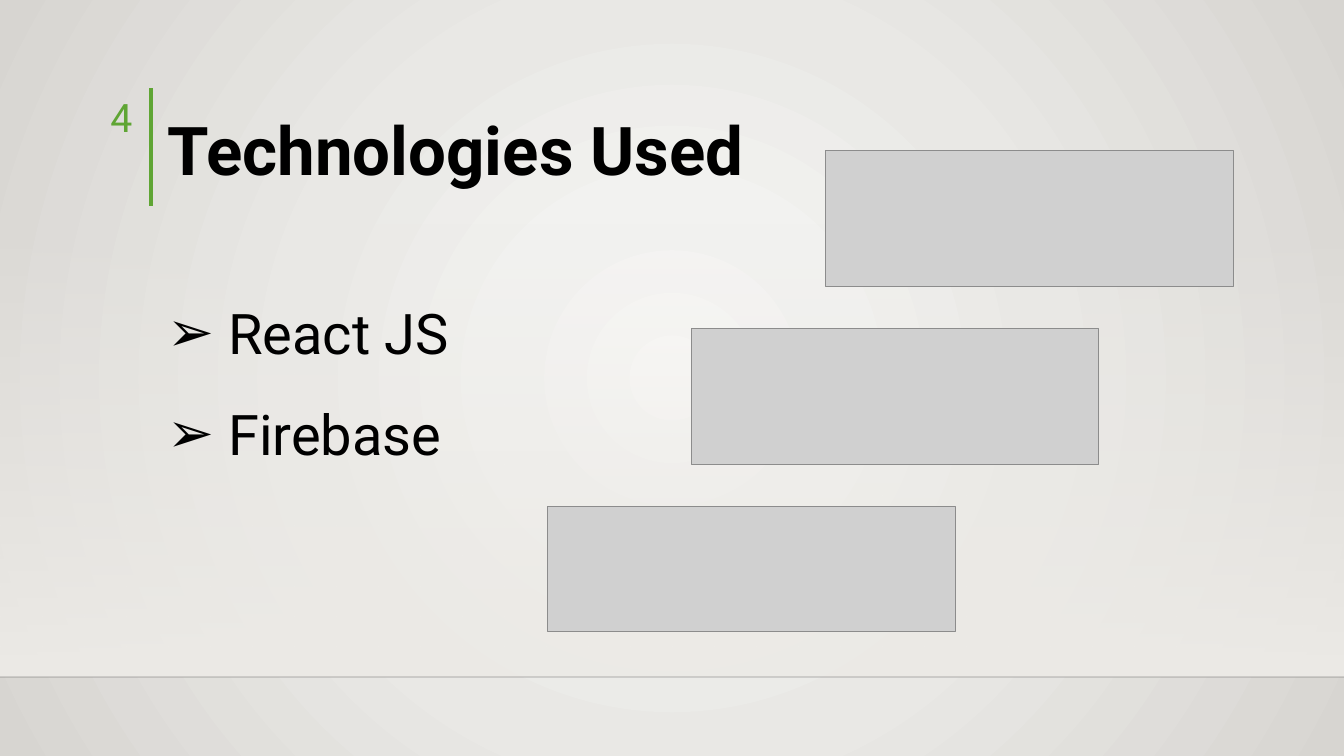
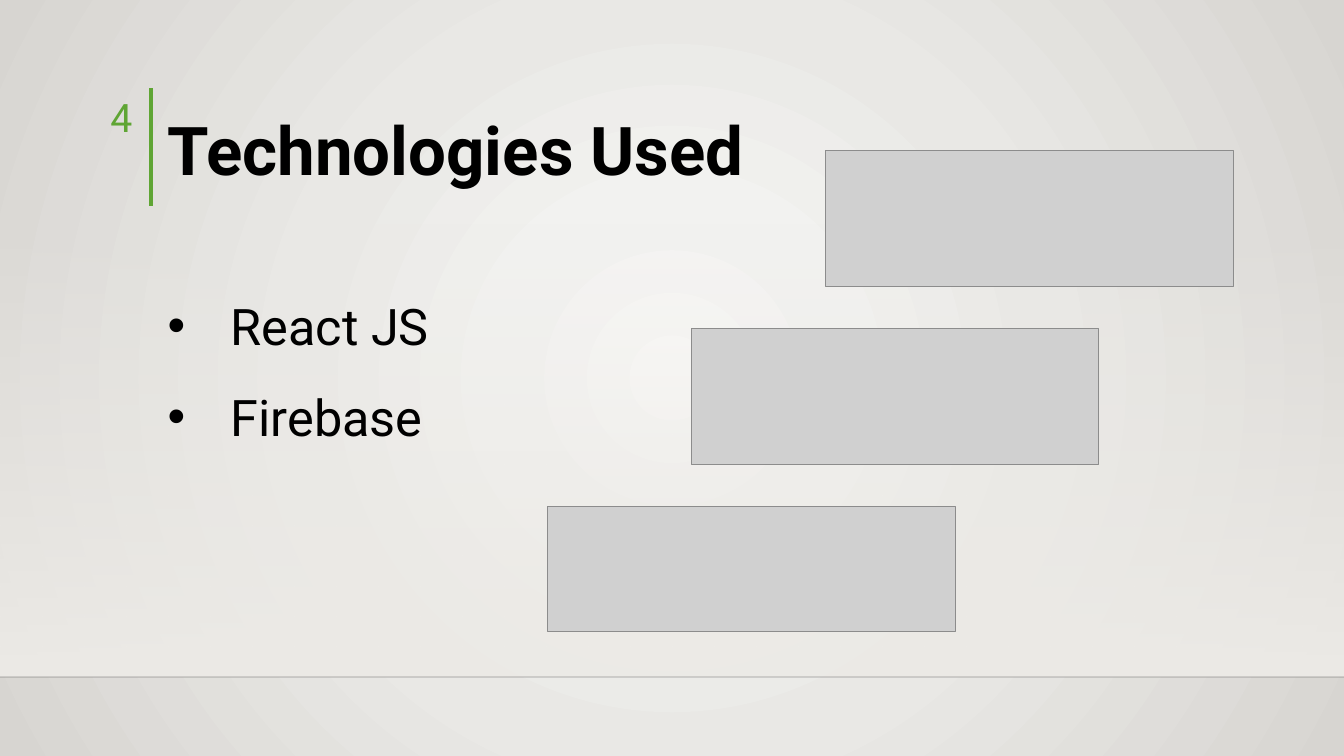
Before and after one commit to hisni/CO227-Project, a slide deck: slide 4 of Presantation/Presentation - Final.pptx. Drawn at 1344x756 pixels with LibreOffice and Linux fonts; fonts in the diff are those of the drawing; grey boxes stand for pictures; background and template pictures are left out. Boxes give left, top, right and bottom in pixels: in the first picture for what was removed or moved away, otherwise in the second. Text is boxed around its words. In the diff, an @@ line names an element or a change of style, - is before the commit and + after.

```diff
--- a/Presantation/Presentation - Final.pptx
+++ b/Presantation/Presentation - Final.pptx
@@ text "React JS" at (231,308,429,437): size 40 to 36 pt; bullet ➢ to • @@
```
Also in this commit, not shown: 7 other slides changed, 1 slide added, 1 other file.
